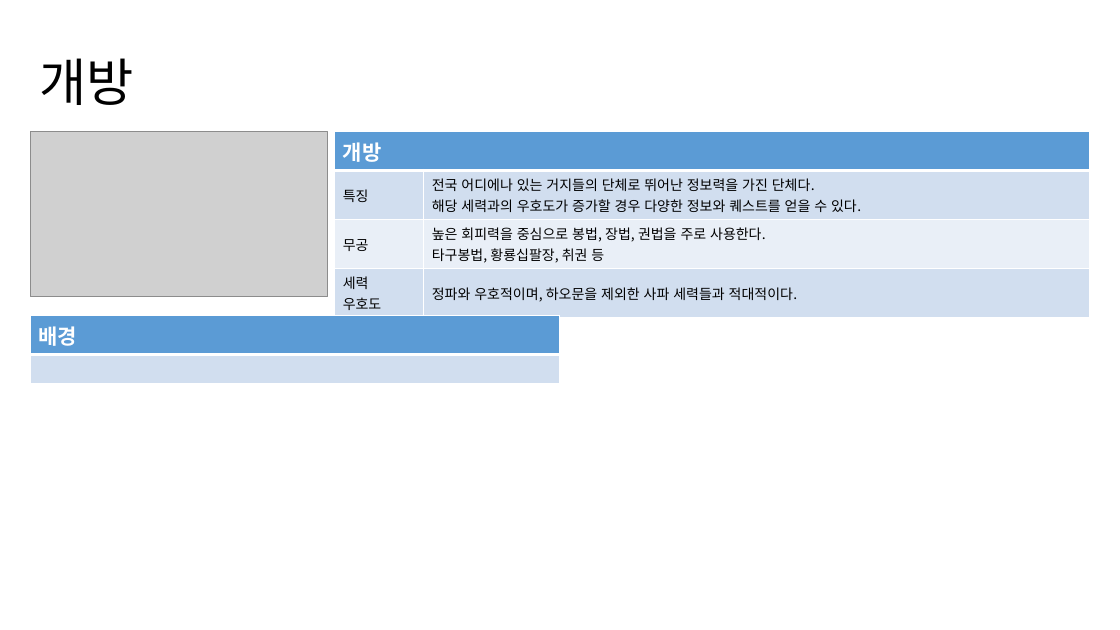
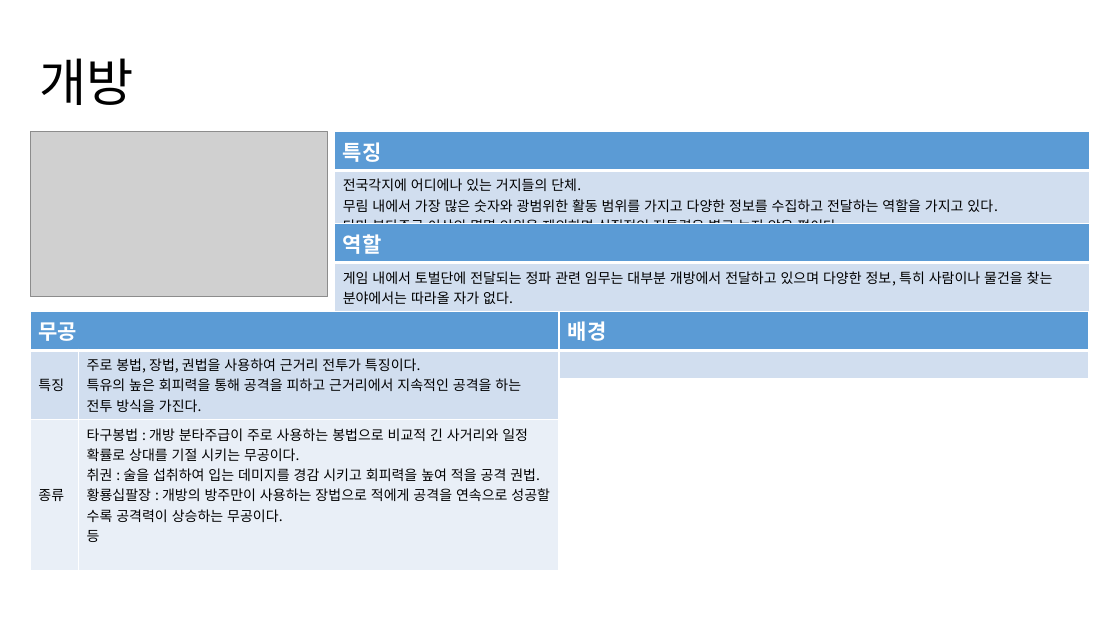
Before and after one commit to yjk0401/unityenginebasic_9th, a slide deck: slide 7 of 기획/세력 기획서.pptx. Drawn at 1120x630 pixels with LibreOffice and Linux fonts; fonts in the diff are those of the drawing; grey boxes stand for pictures. Boxes give left, top, right and bottom in pixels: in the first picture for what was removed or moved away, otherwise in the second. Text is boxed around its words. In the diff, an @@ line names an element or a change of style, - is before the commit and + after.

```diff
--- a/기획/세력 기획서.pptx
+++ b/기획/세력 기획서.pptx
@@ table at (334,132,1089,239) @@
-개방 | 
-특징 | 전국 어디에나 있는 거지들의 단체로 뛰어난 정보력을 가진 단체다. / 해당 세력과의 우호도가 증가할 경우 다양한 정보와 퀘스트를 얻을 수 있다.
-무공 | 높은 회피력을 중심으로 봉법, 장법, 권법을 주로 사용한다. / 타구봉법, 황룡십팔장, 취권 등
-세력 / 우호도 | 정파와 우호적이며, 하오문을 제외한 사파 세력들과 적대적이다.
+특징
+전국각지에 어디에나 있는 거지들의 단체. / 무림 내에서 가장 많은 숫자와 광범위한 활동 범위를 가지고 다양한 정보를 수집하고 전달하는 역할을 가지고 있다. / 다만 분타주급 이상의 몇몇 인원을 제외하면 실질적인 전투력은 별로 높지 않은 편이다.
@@ table added at (334,224,1089,308), 2 rows, 1 columns @@
+역할
+게임 내에서 토벌단에 전달되는 정파 관련 임무는 대부분 개방에서 전달하고 있으며 다양한 정보, 특히 사람이나 물건을 찾는 분야에서는 따라올 자가 없다.
@@ table added at (30,312,560,546), 3 rows, 2 columns @@
+무공 | 
+특징 | 주로 봉법, 장법, 권법을 사용하여 근거리 전투가 특징이다. / 특유의 높은 회피력을 통해 공격을 피하고 근거리에서 지속적인 공격을 하는 전투 방식을 가진다.
+종류 | 타구봉법 : 개방 분타주급이 주로 사용하는 봉법으로 비교적 긴 사거리와 일정 확률로 상대를 기절 시키는 무공이다. / 취권 : 술을 섭취하여 입는 데미지를 경감 시키고 회피력을 높여 적을 공격 권법. / 황룡십팔장 : 개방의 방주만이 사용하는 장법으로 적에게 공격을 연속으로 성공할 수록 공격력이 상승하는 무공이다. / 등
@@ table at (560,312,1088,371) @@
@@ list level 2 to 1 in "배경" @@
@@ table: place and size @@
-table at (30,316,560,375)
+table at (560,312,1088,371)
```
Also in this commit, not shown: 3 other slides changed, 8 slides added, 1 slide removed, 1 other file.
